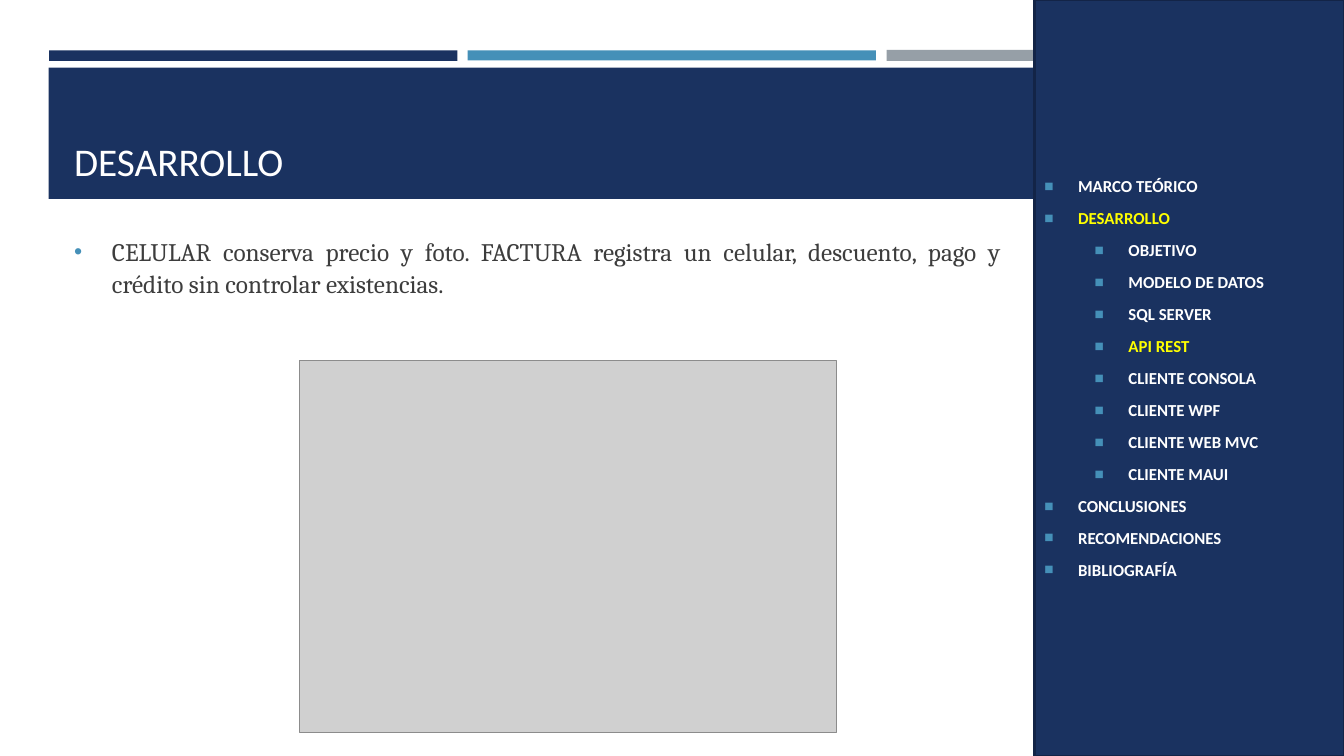
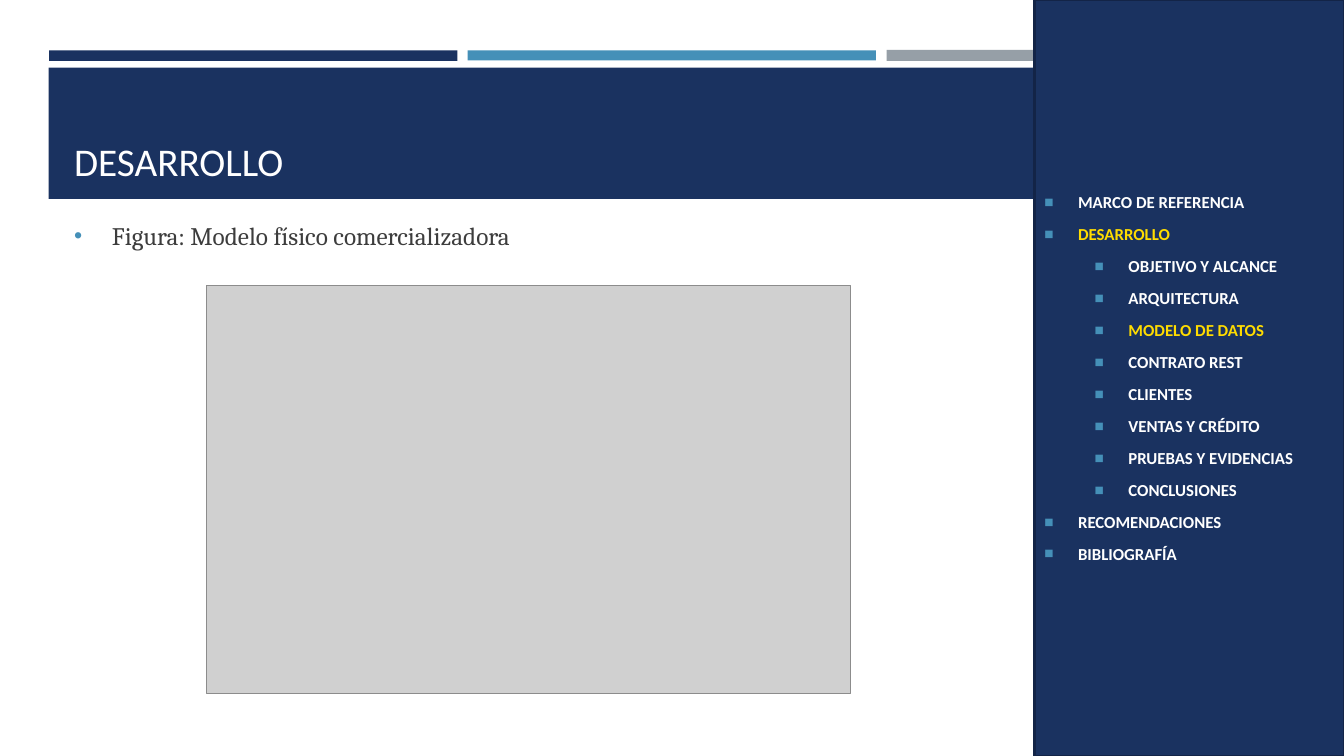
Before and after one commit to gamurigm/examen-arq-1, a slide deck: slide 19 of 05. DOCUMENTACION/02. PRESENTACION/PRESENTACION_CELULAR_BDDLOCAL_RESTFUL_DOTNET_GR09.pptx (slide 14 before the commit). Drawn at 1344x756 pixels with LibreOffice and Linux fonts; fonts in the diff are those of the drawing; grey boxes stand for pictures. Boxes give left, top, right and bottom in pixels: in the first picture for what was removed or moved away, otherwise in the second. Text is boxed around its words. In the diff, an @@ line names an element or a change of style, - is before the commit and + after.

```diff
--- a/05. DOCUMENTACION/02. PRESENTACION/PRESENTACION_CELULAR_BDDLOCAL_RESTFUL_DOTNET_GR09.pptx
+++ b/05. DOCUMENTACION/02. PRESENTACION/PRESENTACION_CELULAR_BDDLOCAL_RESTFUL_DOTNET_GR09.pptx
@@ text in rectangle at [1078,197,1245,208]: text changed @@
-■ MARCO TEÓRICO
+■ MARCO DE REFERENCIA
@@ text at [112,227,509,251]: text changed @@
-• CELULAR conserva precio y foto. FACTURA registra un celular, descuento, pago y crédito sin controlar existencias.
+• Figura: Modelo físico comercializadora
@@ text in rectangle at [1078,229,1264,496]: text colour #FFFF00 to #FFDC00 in "DESARROLLO"; text colour #FFFFFF to #FFDC00 in "MODELO DE DATOS"; indent changed @@
@@ text in rectangle at [1128,261,1277,306]: text changed @@
-  ■ OBJETIVO
+  ■ OBJETIVO Y ALCANCE
+  ■ ARQUITECTURA
@@ picture: place and size @@
-picture at [300,360,837,732]
+picture at [207,285,851,694]
@@ text in rectangle at [1128,357,1293,464]: text changed @@
-  ■ SQL SERVER
-  ■ API REST
-  ■ CLIENTE CONSOLA
-  ■ CLIENTE WPF
-  ■ CLIENTE WEB MVC
-  ■ CLIENTE MAUI
+  ■ CONTRATO REST
+  ■ CLIENTES
+  ■ VENTAS Y CRÉDITO
+  ■ PRUEBAS Y EVIDENCIAS
```
Also in this commit, not shown: 17 other slides changed, 51 slides added, 26 slides removed, 9 other files.
